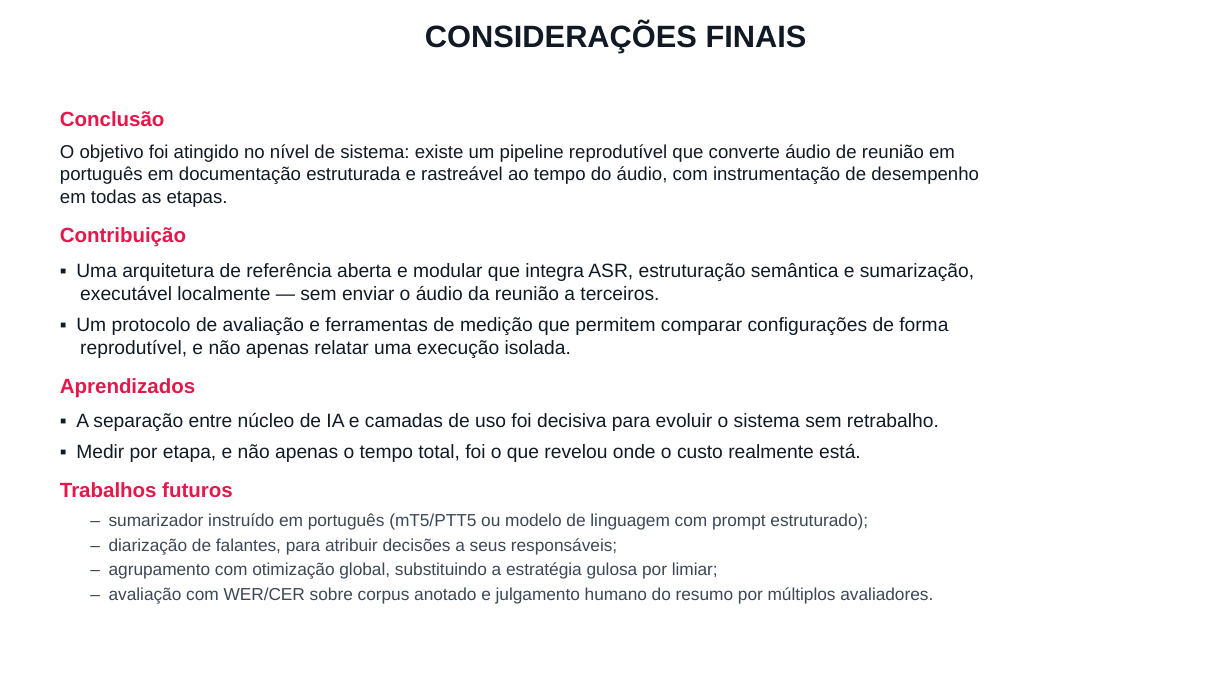
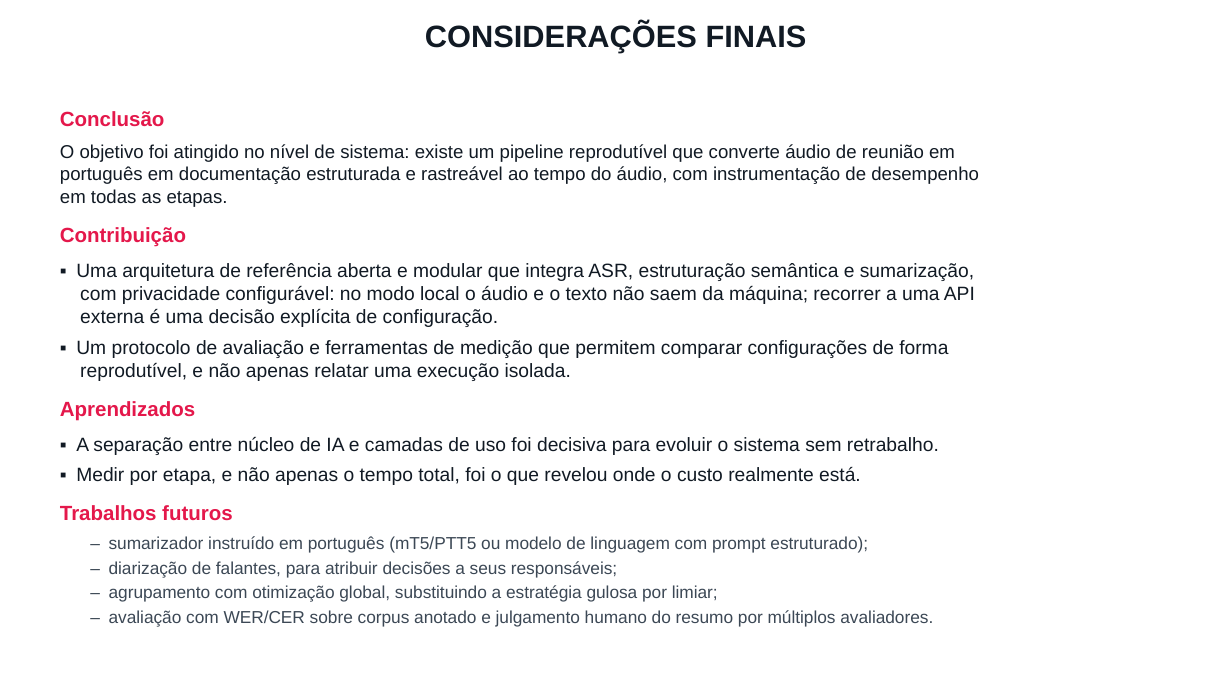
Before and after one commit to MatMeloni/meeting-transcription, a slide deck: slide 8 of docs/apresentacao/APRESENTACAO_JIC_2026_Meloni.pptx. Drawn at 1232x693 pixels with LibreOffice and Linux fonts; fonts in the diff are those of the drawing; background and template pictures are left out. Boxes give left, top, right and bottom in pixels: in the first picture for what was removed or moved away, otherwise in the second. Text is boxed around its words. In the diff, an @@ line names an element or a change of style, - is before the commit and + after.

```diff
--- a/docs/apresentacao/APRESENTACAO_JIC_2026_Meloni.pptx
+++ b/docs/apresentacao/APRESENTACAO_JIC_2026_Meloni.pptx
@@ text at (76,263,975,327): text changed @@
-▪ Uma arquitetura de referência aberta e modular que integra ASR, estruturação semântica e sumarização, executável localmente — sem enviar o áudio da reunião a terceiros.
+▪ Uma arquitetura de referência aberta e modular que integra ASR, estruturação semântica e sumarização, com privacidade configurável: no modo local o áudio e o texto não saem da máquina; recorrer a uma API externa é uma decisão explícita de configuração.
```
Also in this commit, not shown: 2 other slides changed, 7 other files.
